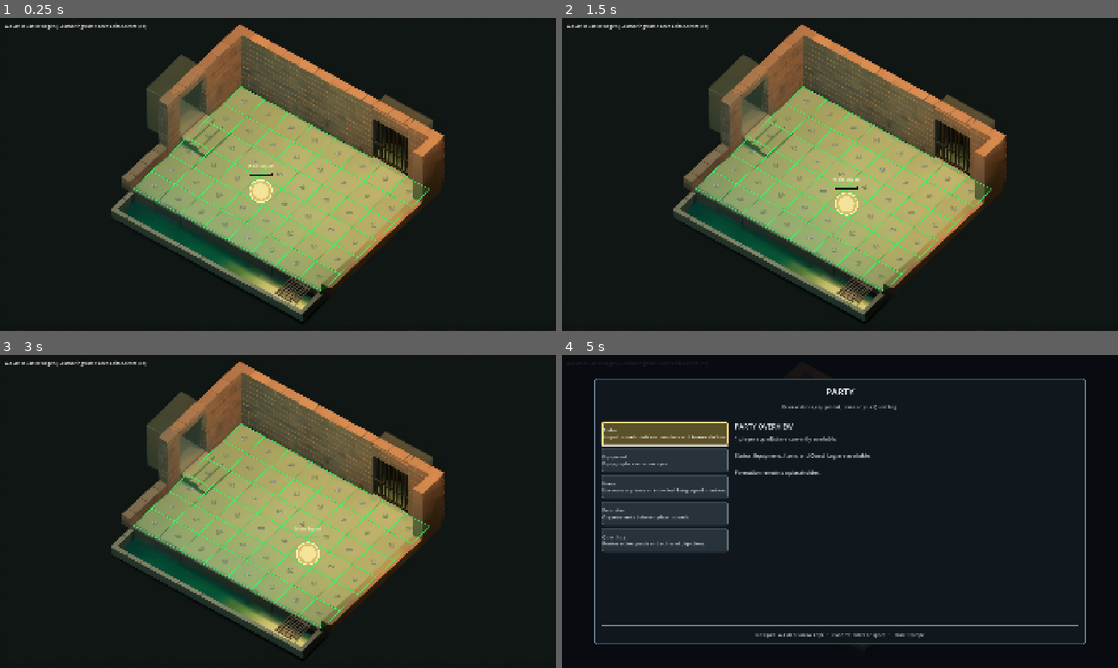
Above: before the commit, frames 1-4 (two rows, left to right).
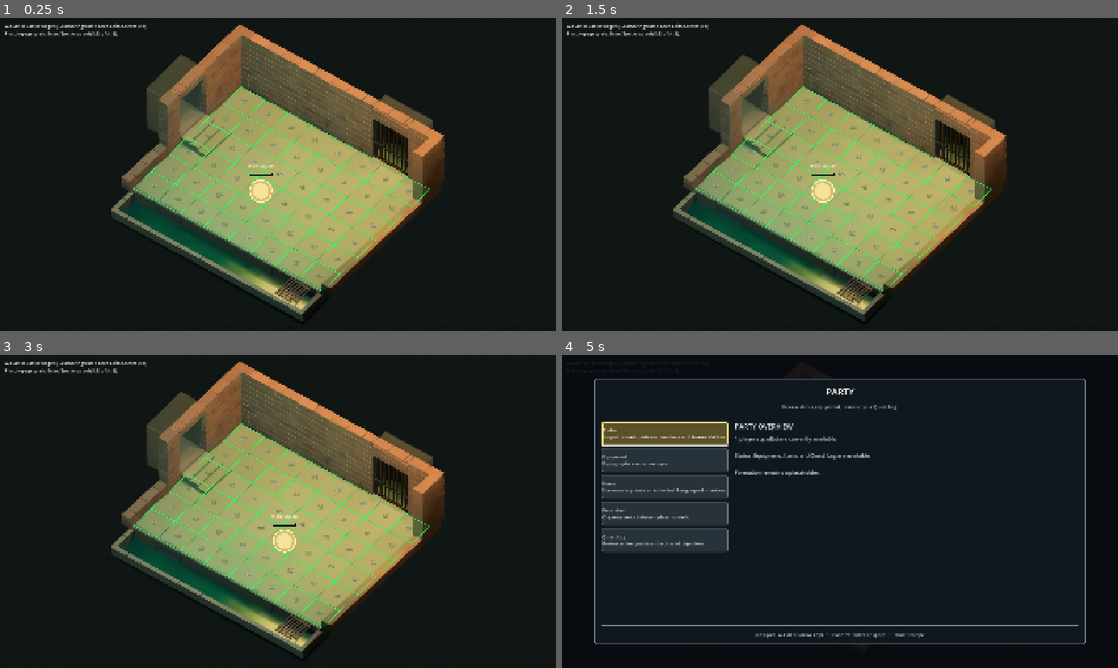
Above: after the commit, the same moments.

Repository: Kradoneem/TacticalRPG-Godot
Game: Godot game, scene res://scenes/core/main.tscn
Same seed, same stepped clock (60 frames per second), same inputs: the game is played once before the commit and once after it.
Inputs (mouse positions are in pixels of both pictures, inside the frame that each line leads up to):
- Up to frame 1 (0.25 s): no input
- Up to frame 2 (1.5 s): tap Enter (ui_accept) at 0.5, 0.77 s; move the mouse to (962, 158) at 0.52 s; hold D (move_right) 0.53-1.25 s; tap Keypad Enter at 0.6 s; click (962, 158) at 0.67 s; tap Space at 0.8 s; click (840, 277) at 1.25 s, where only the run after the commit has a clickable "Verder"
- Up to frame 3 (3 s): tap Enter (ui_accept) at 2, 2.75 s; drag from (166, 527) to (250, 574) at 2.02 s; move the mouse to (333, 442) at 2.77 s; hold D (move_right) from 2.78 s (still down); hold E (engage) from 2.78 s (still down); click (333, 442) at 2.92 s
- Up to frame 4 (5 s): tap Space at 3.05, 4.35 s; release D (move_right) at 3.5 s; release E (engage) at 3.5 s; tap Enter (ui_accept) at 3.5, 4.25, 4.52 s; drag from (812, 574) to (673, 464) at 3.52 s; move the mouse to (1006, 558) at 4.27 s; hold A (move_left) from 4.28 s (still down); click (1006, 558) at 4.42 s; tap Escape (ui_cancel) at 4.9 s

The runs differ from the first frame. In frame 1, 0.1% of the frame differs, in the area x 0-22%, y 4-6%; in frame 2, 0.8%, in the area x 0-54%, y 4-64%; in frame 3, 0.8%; in frame 4, less than 0.1%.

Commit message:
feat: add entrance dialogue with persistent session choices

Diff:
--- a/scripts/autoloads/game_state.gd
+++ b/scripts/autoloads/game_state.gd
@@ -655,3 +655,42 @@
 			ids.append(quest_id)
 
 	return ids
+
+func commit_dialogue_result(
+	definition: DialogueDefinition,
+	choice_id: StringName
+) -> bool:
+	if definition == null or not definition.validation_error().is_empty():
+		return false
+
+	var choice_exists: bool = false
+
+	for choice: DialogueChoice in definition.choices:
+		if choice.choice_id == choice_id:
+			choice_exists = true
+			break
+
+	if not choice_exists:
+		return false
+
+	var completion_flag: String = (
+		"dialogue/%s/completed" % definition.dialogue_id
+	)
+	var choice_flag: String = (
+		"dialogue/%s/choice/%s" % [
+			definition.dialogue_id,
+			choice_id
+		]
+	)
+
+	if has_flag(completion_flag):
+		return false
+
+	# Write the complete result before emitting notifications.
+	# Reentrant listeners therefore cannot commit a second answer.
+	flags[choice_flag] = true
+	flags[completion_flag] = true
+
+	flag_changed.emit(choice_flag, true)
+	flag_changed.emit(completion_flag, true)
+	return true
--- /dev/null
+++ b/scripts/content/dialogue_data.gd
@@ -0,0 +1,49 @@
+class_name DialogueData
+extends RefCounted
+
+## Technical prototype content, not definitive Chapter 1 dialogue.
+
+const ENTRANCE_DIALOGUE_ID: StringName = &"sewer_entrance_test"
+
+
+static func get_entrance_dialogue() -> DialogueDefinition:
+	var dialogue := DialogueDefinition.new()
+	dialogue.dialogue_id = ENTRANCE_DIALOGUE_ID
+
+	dialogue.lines.append(
+		DialogueLine.create(
+			"Best Friend",
+			"Voor we verdergaan: laten we afspreken hoe we dit aanpakken."
+		)
+	)
+
+	dialogue.lines.append(
+		DialogueLine.create(
+			"Best Friend",
+			"Willen we voorzichtig vooruitgaan, of eerst ontdekken wat hier speelt?"
+		)
+	)
+
+	dialogue.choices.append(
+		DialogueChoice.create(
+			&"careful",
+			"We blijven bij elkaar en gaan voorzichtig verder.",
+			DialogueLine.create(
+				"Best Friend",
+				"Afgesproken. We laten elkaar niet achter."
+			)
+		)
+	)
+
+	dialogue.choices.append(
+		DialogueChoice.create(
+			&"curious",
+			"We onderzoeken wat hier aan de hand is.",
+			DialogueLine.create(
+				"Best Friend",
+				"Dan kijken we goed rond. Maar samen."
+			)
+		)
+	)
+
+	return dialogue
--- a/scripts/core/main.gd
+++ b/scripts/core/main.gd
@@ -15,6 +15,7 @@
 @onready var ui_layer: CanvasLayer = $UILayer
 
 var party_menu_controller: PartyMenuControllerScript
+var dialogue_controller: DialogueController
 var _quest_banner: QuestUpdateBanner
 
 
@@ -39,6 +40,17 @@
 	add_child(party_menu_controller)
 	party_menu_controller.configure(game_layer)
 
+	# Dialogue remains active while GameLayer is disabled.
+	dialogue_controller = DialogueController.new()
+	dialogue_controller.name = "DialogueController"
+	add_child(dialogue_controller)
+	dialogue_controller.configure(
+		game_layer,
+		party_menu_controller,
+		GameState
+	)
+	dialogue_controller.finished.connect(_on_dialogue_finished)
+
 	# One persistent banner, also outside GameLayer.
 	_quest_banner = QuestUpdateBanner.new()
 	_quest_banner.name = "QuestUpdateBanner"
@@ -50,11 +62,51 @@
 			GameState.activate_quest(quest_id)
 
 
+func request_dialogue(
+	source: Node,
+	definition: DialogueDefinition
+) -> bool:
+	if (
+		dialogue_controller == null
+		or not is_instance_valid(source)
+		or source != SceneManager.get_current_game_scene()
+	):
+		return false
+
+	return dialogue_controller.start_dialogue(definition)
+
+
+func _on_dialogue_finished(
+	dialogue_id: StringName,
+	committed: bool
+) -> void:
+	print(
+		"[Dialogue] %s | result committed: %s"
+		% [dialogue_id, committed]
+	)
+
+	if dialogue_id == DialogueData.ENTRANCE_DIALOGUE_ID:
+		print(
+			"[Dialogue] careful: %s | curious: %s" % [
+				GameState.has_flag(
+					"dialogue/sewer_entrance_test/choice/careful"
+				),
+				GameState.has_flag(
+					"dialogue/sewer_entrance_test/choice/curious"
+				)
+			]
+		)
+
+
 func _can_show_quest_updates() -> bool:
 	if (
 		not game_layer.can_process()
 		or party_menu_controller == null
 		or party_menu_controller.is_open()
+		or (
+			dialogue_controller != null
+			and dialogue_controller.is_active()
+		)
 		or not SceneManager.can_open_party_menu()
 	):
 		return false
--- /dev/null
+++ b/scripts/domain/dialogue_choice.gd
@@ -0,0 +1,21 @@
+class_name DialogueChoice
+extends Resource
+
+## One answer and its immediate response.
+## Rewards and gameplay formulas do not belong here.
+
+@export var choice_id: StringName = &""
+@export_multiline var text: String = ""
+@export var response: DialogueLine
+
+
+static func create(
+	id: StringName,
+	answer_text: String,
+	answer_response: DialogueLine
+) -> DialogueChoice:
+	var choice := DialogueChoice.new()
+	choice.choice_id = id
+	choice.text = answer_text
+	choice.response = answer_response
+	return choice
--- /dev/null
+++ b/scripts/domain/dialogue_definition.gd
@@ -0,0 +1,46 @@
+class_name DialogueDefinition
+extends Resource
+
+## Minimal contract: opening lines, one choice, one response.
+## More complex branching is deliberately outside this milestone.
+
+@export var dialogue_id: StringName = &""
+@export var lines: Array[DialogueLine] = []
+@export var choices: Array[DialogueChoice] = []
+
+
+func validation_error() -> String:
+	if dialogue_id == &"":
+		return "Dialogue requires an ID."
+
+	if lines.is_empty():
+		return "Dialogue requires at least one opening line."
+
+	for line: DialogueLine in lines:
+		if line == null or line.text.strip_edges().is_empty():
+			return "Dialogue contains an empty opening line."
+
+	if choices.size() < 2:
+		return "This dialogue requires at least two choices."
+
+	var seen_ids: Dictionary = {}
+
+	for choice: DialogueChoice in choices:
+		if choice == null or choice.choice_id == &"":
+			return "Dialogue contains a choice without an ID."
+
+		if seen_ids.has(choice.choice_id):
+			return "Dialogue choice IDs must be unique."
+
+		seen_ids[choice.choice_id] = true
+
+		if choice.text.strip_edges().is_empty():
+			return "Dialogue contains an empty answer."
+
+		if (
+			choice.response == null
+			or choice.response.text.strip_edges().is_empty()
+		):
+			return "Dialogue choice requires a response."
+
+	return ""
--- /dev/null
+++ b/scripts/domain/dialogue_line.gd
@@ -0,0 +1,17 @@
+class_name DialogueLine
+extends Resource
+
+## Definition only. No runtime progress or gameplay state.
+
+@export var speaker: String = ""
+@export_multiline var text: String = ""
+
+
+static func create(
+	speaker_name: String,
+	line_text: String
+) -> DialogueLine:
+	var line := DialogueLine.new()
+	line.speaker = speaker_name
+	line.text = line_text
+	return line
--- /dev/null
+++ b/scripts/domain/dialogue_session.gd
@@ -0,0 +1,101 @@
+class_name DialogueSession
+extends RefCounted
+
+## Runtime progress only.
+## Does not access GameState, SceneTree or presentation nodes.
+
+enum Phase {
+	OPENING,
+	CHOICE,
+	RESPONSE,
+	FINISHED,
+	CANCELLED
+}
+
+var definition: DialogueDefinition
+var phase: Phase = Phase.CANCELLED
+
+var _line_index: int = 0
+var _selected_choice: DialogueChoice
+
+
+func begin(new_definition: DialogueDefinition) -> bool:
+	if (
+		new_definition == null
+		or not new_definition.validation_error().is_empty()
+	):
+		return false
+
+	definition = new_definition
+	_line_index = 0
+	_selected_choice = null
+	phase = Phase.OPENING
+	return true
+
+
+func get_current_line() -> DialogueLine:
+	if definition == null:
+		return null
+
+	if phase == Phase.OPENING:
+		return definition.lines[_line_index]
+
+	if phase == Phase.RESPONSE and _selected_choice != null:
+		return _selected_choice.response
+
+	return null
+
+
+func get_choices() -> Array[DialogueChoice]:
+	var result: Array[DialogueChoice] = []
+
+	if definition != null and phase == Phase.CHOICE:
+		result.append_array(definition.choices)
+
+	return result
+
+
+func advance() -> bool:
+	match phase:
+		Phase.OPENING:
+			_line_index += 1
+
+			if _line_index >= definition.lines.size():
+				phase = Phase.CHOICE
+
+			return true
+
+		Phase.RESPONSE:
+			phase = Phase.FINISHED
+			return true
+
+		_:
+			return false
+
+
+func choose(choice_id: StringName) -> bool:
+	if phase != Phase.CHOICE:
+		return false
+
+	for choice: DialogueChoice in definition.choices:
+		if choice.choice_id == choice_id:
+			_selected_choice = choice
+			phase = Phase.RESPONSE
+			return true
+
+	return false
+
+
+func cancel() -> void:
+	if phase in [Phase.FINISHED, Phase.CANCELLED]:
+		return
+
+	_selected_choice = null
+	phase = Phase.CANCELLED
+
+
+func get_result_choice_id() -> StringName:
+	if phase != Phase.FINISHED or _selected_choice == null:
+		return &""
+
+	return _selected_choice.choice_id
--- a/scripts/exploration/sewer_entrance_test.gd
+++ b/scripts/exploration/sewer_entrance_test.gd
@@ -1,11 +1,88 @@
 extends "res://scripts/exploration/projected_exploration_map.gd"
 
-## Entrance-specific adapter. Calibration UI no longer lives in this area.
+## Entrance-specific content adapter.
+## Dialogue progress and UI do not belong to this map.
+
+@export var enable_test_dialogue: bool = true
+@export var dialogue_cells: Array[Vector2i] = [
+	Vector2i(3, 3),
+	Vector2i(4, 3)
+]
+
+
+func _ready() -> void:
+	super._ready()
+
+	if _hint != null and enable_test_dialogue:
+		_hint.text += (
+			"\nPrototypegesprek: Enter/Spatie op cel (3,3) of (4,3)."
+		)
 
 
 func on_exploration_entered(_context: ExplorationEntryContext) -> void:
 	GameState.current_location = "Sewer Entrance"
 	GameState.in_city = false
+
 	var exit_adapter: Node = get_node_or_null("ExitInteractions")
+
 	if exit_adapter != null and exit_adapter.has_method("resume_exploration"):
 		exit_adapter.call("resume_exploration")
+
+
+func can_open_party_menu() -> bool:
+	if (
+		not can_process()
+		or tactical_grid == null
+		or player_marker.squad == null
+		or not player_marker.squad.is_alive()
+	):
+		return false
+
+	var exit_adapter: Node = get_node_or_null("ExitInteractions")
+
+	if (
+		exit_adapter != null
+		and bool(exit_adapter.get("_interaction_active"))
+	):
+		return false
+
+	return true
+
+
+func _unhandled_input(event: InputEvent) -> void:
+	if (
+		not enable_test_dialogue
+		or not can_open_party_menu()
+		or player_marker.cell not in dialogue_cells
+		or not event is InputEventKey
+	):
+		return
+
+	if not event.is_pressed() or event.is_echo():
+		return
+
+	if (
+		event.keycode != KEY_ENTER
+		and event.keycode != KEY_KP_ENTER
+		and event.keycode != KEY_SPACE
+	):
+		return
+
+	get_viewport().set_input_as_handled()
+
+	if GameState.has_flag("dialogue/sewer_entrance_test/completed"):
+		print("[Dialogue] Entrance conversation already completed.")
+		return
+
+	# Main is the existing composition root, not another Autoload.
+	var main: Node = get_tree().current_scene
+
+	if main == null or not main.has_method("request_dialogue"):
+		push_warning("Run via Main (F5) to test the dialogue integration.")
+		return
+
+	main.call(
+		"request_dialogue",
+		self,
+		DialogueData.get_entrance_dialogue()
+	)
--- /dev/null
+++ b/scripts/ui/dialogue_controller.gd
@@ -0,0 +1,143 @@
+class_name DialogueController
+extends Node
+
+## Owned by Main, outside GameLayer.
+## Reuses the existing GameLayer process-mode lock and Party blocker.
+
+signal finished(dialogue_id: StringName, committed: bool)
+signal cancelled(dialogue_id: StringName)
+
+const PARTY_BLOCK_REASON: StringName = &"dialogue"
+
+var _game_layer: Node
+var _party_controller: Node
+var _state: Node
+var _panel: DialoguePanel
+var _session: DialogueSession
+
+var _active: bool = false
+var _previous_process_mode: int = Node.PROCESS_MODE_INHERIT
+
+
+func configure(
+	game_layer: Node,
+	party_controller: Node,
+	state: Node
+) -> void:
+	_game_layer = game_layer
+	_party_controller = party_controller
+	_state = state
+
+	_panel = DialoguePanel.new()
+	add_child(_panel)
+
+	_panel.advance_requested.connect(_on_advance_requested)
+	_panel.choice_requested.connect(_on_choice_requested)
+	_panel.cancel_requested.connect(_on_cancel_requested)
+
+
+func is_active() -> bool:
+	return _active
+
+
+func start_dialogue(definition: DialogueDefinition) -> bool:
+	if (
+		_active
+		or definition == null
+		or not is_instance_valid(_game_layer)
+		or not is_instance_valid(_party_controller)
+		or not is_instance_valid(_state)
+		or not is_instance_valid(_panel)
+		or not _panel.is_node_ready()
+	):
+		return false
+
+	if not definition.validation_error().is_empty():
+		push_error(definition.validation_error())
+		return false
+
+	var completion_flag: String = (
+		"dialogue/%s/completed" % definition.dialogue_id
+	)
+
+	if bool(_state.call("has_flag", completion_flag)):
+		return false
+
+	# Party's existing gate also checks active scenes and modal contexts.
+	if not bool(_party_controller.call("can_open")):
+		return false
+
+	var session := DialogueSession.new()
+
+	if not session.begin(definition):
+		return false
+
+	_session = session
+	_previous_process_mode = int(_game_layer.process_mode)
+	_active = true
+
+	_party_controller.call("set_blocked", PARTY_BLOCK_REASON, true)
+	_game_layer.process_mode = Node.PROCESS_MODE_DISABLED
+	_panel.show_session(_session)
+	return true
+
+
+func _on_advance_requested() -> void:
+	if not _active or not _session.advance():
+		return
+
+	if _session.phase == DialogueSession.Phase.FINISHED:
+		var dialogue_id: StringName = _session.definition.dialogue_id
+		var committed: bool = bool(
+			_state.call(
+				"commit_dialogue_result",
+				_session.definition,
+				_session.get_result_choice_id()
+			)
+		)
+
+		_restore_gameplay()
+		finished.emit(dialogue_id, committed)
+		return
+
+	_panel.show_session(_session)
+
+
+func _on_choice_requested(choice_id: StringName) -> void:
+	if not _active or not _session.choose(choice_id):
+		return
+
+	_panel.show_session(_session)
+
+
+func _on_cancel_requested() -> void:
+	if not _active:
+		return
+
+	var dialogue_id: StringName = _session.definition.dialogue_id
+	_session.cancel()
+	_restore_gameplay()
+	cancelled.emit(dialogue_id)
+
+
+func _restore_gameplay() -> void:
+	if not _active:
+		return
+
+	_active = false
+
+	if is_instance_valid(_panel):
+		_panel.close_panel()
+
+	if is_instance_valid(_game_layer):
+		_game_layer.process_mode = _previous_process_mode
+
+	if is_instance_valid(_party_controller):
+		_party_controller.call("set_blocked", PARTY_BLOCK_REASON, false)
+
+	_session = null
+
+
+func _exit_tree() -> void:
+	# Also release our own lock if this controller is removed unexpectedly.
+	_restore_gameplay()
--- /dev/null
+++ b/scripts/ui/dialogue_panel.gd
@@ -0,0 +1,219 @@
+class_name DialoguePanel
+extends CanvasLayer
+
+## Displays a session. Does not advance it or mutate gameplay state.
+
+signal advance_requested
+signal choice_requested(choice_id: StringName)
+signal cancel_requested
+
+var _overlay: ColorRect
+var _speaker_label: Label
+var _text_label: Label
+var _options: VBoxContainer
+var _hint_label: Label
+
+var _buttons: Array[Button] = []
+var _choices: Array[DialogueChoice] = []
+var _selected_index: int = 0
+var _active: bool = false
+var _render_frame: int = -1
+
+
+func _ready() -> void:
+	layer = 30
+
+	_overlay = ColorRect.new()
+	_overlay.color = Color(0.02, 0.03, 0.04, 0.7)
+	_overlay.set_anchors_and_offsets_preset(Control.PRESET_FULL_RECT)
+	_overlay.mouse_filter = Control.MOUSE_FILTER_STOP
+	add_child(_overlay)
+
+	var margin := MarginContainer.new()
+	margin.set_anchors_and_offsets_preset(Control.PRESET_FULL_RECT)
+	margin.add_theme_constant_override("margin_left", 180)
+	margin.add_theme_constant_override("margin_right", 180)
+	margin.add_theme_constant_override("margin_top", 280)
+	margin.add_theme_constant_override("margin_bottom", 100)
+	_overlay.add_child(margin)
+
+	var panel := PanelContainer.new()
+	var style := StyleBoxFlat.new()
+	style.bg_color = Color("#10171d")
+	style.border_color = Color("#71889a")
+	style.set_border_width_all(3)
+	style.content_margin_left = 28.0
+	style.content_margin_right = 28.0
+	style.content_margin_top = 24.0
+	style.content_margin_bottom = 24.0
+	panel.add_theme_stylebox_override("panel", style)
+	margin.add_child(panel)
+
+	var content := VBoxContainer.new()
+	content.add_theme_constant_override("separation", 18)
+	panel.add_child(content)
+
+	_speaker_label = Label.new()
+	_speaker_label.add_theme_font_size_override("font_size", 26)
+	_speaker_label.modulate = Color("#ffe183")
+	content.add_child(_speaker_label)
+
+	_text_label = Label.new()
+	_text_label.autowrap_mode = TextServer.AUTOWRAP_WORD_SMART
+	_text_label.add_theme_font_size_override("font_size", 26)
+	_text_label.size_flags_vertical = Control.SIZE_EXPAND_FILL
+	content.add_child(_text_label)
+
+	_options = VBoxContainer.new()
+	_options.add_theme_constant_override("separation", 12)
+	content.add_child(_options)
+
+	_hint_label = Label.new()
+	_hint_label.autowrap_mode = TextServer.AUTOWRAP_WORD_SMART
+	content.add_child(_hint_label)
+
+	_overlay.hide()
+
+
+func show_session(session: DialogueSession) -> void:
+	_clear_options()
+	_selected_index = 0
+	_active = true
+	_render_frame = Engine.get_process_frames()
+	_overlay.show()
+
+	var line: DialogueLine = session.get_current_line()
+
+	if session.phase == DialogueSession.Phase.CHOICE:
+		_speaker_label.text = "Protagonist"
+		_text_label.text = "Wat antwoord je?"
+		_choices = session.get_choices()
+
+		for index in range(_choices.size()):
+			var button := Button.new()
+			button.text = _choices[index].text
+			button.custom_minimum_size = Vector2(0.0, 66.0)
+			button.focus_mode = Control.FOCUS_ALL
+			button.pressed.connect(_on_choice_pressed.bind(index))
+			_options.add_child(button)
+			_buttons.append(button)
+
+		_hint_label.text = (
+			"WASD/pijltjes: kiezen | Enter/Spatie: bevestigen"
+			+ " | Escape: gesprek annuleren"
+		)
+		_refresh_selection()
+	else:
+		_speaker_label.text = line.speaker if line != null else ""
+		_text_label.text = line.text if line != null else ""
+		_hint_label.text = (
+			"Enter/Spatie: verder | Escape: gesprek annuleren"
+		)
+
+		var button := Button.new()
+		button.text = "Verder"
+		button.focus_mode = Control.FOCUS_ALL
+		button.pressed.connect(_on_continue_pressed)
+		_options.add_child(button)
+		_buttons.append(button)
+
+
+func close_panel() -> void:
+	_active = false
+	_clear_options()
+	_overlay.hide()
+
+
+func _clear_options() -> void:
+	for child: Node in _options.get_children():
+		_options.remove_child(child)
+		child.queue_free()
+
+	_buttons.clear()
+	_choices.clear()
+
+
+func _refresh_selection() -> void:
+	for index in range(_buttons.size()):
+		_buttons[index].modulate = (
+			Color("#ffe183")
+			if index == _selected_index
+			else Color.WHITE
+		)
+
+
+func _can_confirm() -> bool:
+	# Ignore another confirmation in the frame that created this page.
+	return _active and Engine.get_process_frames() > _render_frame
+
+
+func _on_continue_pressed() -> void:
+	if _can_confirm():
+		advance_requested.emit()
+
+
+func _on_choice_pressed(index: int) -> void:
+	if not _can_confirm() or index < 0 or index >= _choices.size():
+		return
+
+	_selected_index = index
+	choice_requested.emit(_choices[index].choice_id)
+
+
+func _input(event: InputEvent) -> void:
+	if not _active:
+		return
+
+	if event is InputEventMouse:
+		# Buttons and the full-screen overlay handle mouse GUI input.
+		return
+
+	if not event is InputEventKey:
+		return
+
+	# Consume releases and echoes too, preventing focused Buttons
+	# or world input from interpreting the same keyboard event.
+	get_viewport().set_input_as_handled()
+
+	if not event.is_pressed() or event.is_echo():
+		return
+
+	if event.is_action_pressed("ui_cancel"):
+		cancel_requested.emit()
+		return
+
+	if not _choices.is_empty():
+		var direction: int = 0
+
+		if (
+			event.is_action_pressed("move_up")
+			or event.is_action_pressed("ui_up")
+			or event.is_action_pressed("move_left")
+			or event.is_action_pressed("ui_left")
+		):
+			direction = -1
+		elif (
+			event.is_action_pressed("move_down")
+			or event.is_action_pressed("ui_down")
+			or event.is_action_pressed("move_right")
+			or event.is_action_pressed("ui_right")
+		):
+			direction = 1
+
+		if direction != 0:
+			_selected_index = posmod(
+				_selected_index + direction,
+				_choices.size()
+			)
+			_refresh_selection()
+			return
+
+	if (
+		event.keycode == KEY_ENTER
+		or event.keycode == KEY_KP_ENTER
+		or event.keycode == KEY_SPACE
+	):
+		if _choices.is_empty():
+			_on_continue_pressed()
+		else:
+			_on_choice_pressed(_selected_index)
--- /dev/null
+++ b/tests/test_dialogue.gd
@@ -0,0 +1,118 @@
+extends SceneTree
+
+var _failures: int = 0
+
+
+func _initialize() -> void:
+	call_deferred("_run_tests")
+
+
+func _check(condition: bool, description: String) -> void:
+	if condition:
+		print("PASS: " + description)
+	else:
+		_failures += 1
+		push_error("FAIL: " + description)
+
+
+func _run_tests() -> void:
+	var definition: DialogueDefinition = DialogueData.get_entrance_dialogue()
+	var session := DialogueSession.new()
+
+	_check(definition.validation_error().is_empty(), "Prototype definition is valid")
+	_check(session.begin(definition), "Session starts")
+	_check(
+		session.get_current_line() == definition.lines[0],
+		"Session reads the existing definition"
+	)
+	_check(not session.choose(&"careful"), "Cannot choose during opening lines")
+	_check(session.get_result_choice_id() == &"", "Opening has no result")
+
+	session.advance()
+	_check(
+		session.get_current_line() == definition.lines[1],
+		"Second opening line appears"
+	)
+
+	session.advance()
+	_check(session.phase == DialogueSession.Phase.CHOICE, "Choice phase follows opening")
+	_check(session.get_choices().size() == 2, "Two choices are available")
+	_check(not session.advance(), "Advance cannot skip the choice")
+	_check(not session.choose(&"unknown"), "Unknown choice is rejected")
+
+	_check(session.choose(&"careful"), "Valid choice selects its response")
+	_check(
+		session.phase == DialogueSession.Phase.RESPONSE,
+		"Choice moves to response phase"
+	)
+	_check(not session.choose(&"curious"), "A second choice cannot overwrite the answer")
+	_check(session.get_result_choice_id() == &"", "Result remains pending during response")
+
+	session.advance()
+	_check(session.phase == DialogueSession.Phase.FINISHED, "Response confirmation finishes")
+	_check(session.get_result_choice_id() == &"careful", "Finished session exposes answer")
+	_check(not session.advance(), "Finished session cannot advance again")
+
+	var cancelled := DialogueSession.new()
+	cancelled.begin(definition)
+	cancelled.advance()
+	cancelled.advance()
+	cancelled.choose(&"curious")
+	cancelled.cancel()
+
+	_check(
+		cancelled.phase == DialogueSession.Phase.CANCELLED,
+		"Cancellation closes a pending response"
+	)
+	_check(cancelled.get_result_choice_id() == &"", "Cancellation discards pending result")
+
+	var invalid := DialogueDefinition.new()
+	_check(not DialogueSession.new().begin(invalid), "Invalid definition is rejected")
+
+	# Runtime lookup avoids compile-time Autoload dependencies in --script.
+	var state: Node = root.get_node_or_null("GameState")
+
+	if state == null:
+		_check(false, "GameState Autoload exists")
+	else:
+		state.call("start_new_game")
+
+		_check(
+			not bool(state.call("commit_dialogue_result", definition, &"unknown")),
+			"Unknown answer cannot be committed"
+		)
+
+		_check(
+			bool(state.call("commit_dialogue_result", definition, &"careful")),
+			"Finished answer can be committed once"
+		)
+
+		_check(
+			bool(state.call("has_flag", "dialogue/sewer_entrance_test/completed")),
+			"Completion is stored in existing GameState flags"
+		)
+
+		_check(
+			bool(state.call("has_flag", "dialogue/sewer_entrance_test/choice/careful")),
+			"Chosen answer is stored"
+		)
+
+		_check(
+			not bool(state.call("commit_dialogue_result", definition, &"curious")),
+			"Repeated completion cannot replace the answer"
+		)
+
+		_check(
+			not bool(state.call("has_flag", "dialogue/sewer_entrance_test/choice/curious")),
+			"Other answer remains unset"
+		)
+
+		state.call("start_new_game")
+
+		_check(
+			not bool(state.call("has_flag", "dialogue/sewer_entrance_test/completed")),
+			"New game resets conversation results"
+		)
+
+	print("Dialogue tests: %d failure(s)." % _failures)
+	quit(0 if _failures == 0 else 1)
Not shown, added: scripts/content/dialogue_data.gd.uid
Not shown, added: scripts/domain/dialogue_choice.gd.uid
Not shown, added: scripts/domain/dialogue_definition.gd.uid
Not shown, added: scripts/domain/dialogue_line.gd.uid
Not shown, added: scripts/domain/dialogue_session.gd.uid
Not shown, added: scripts/ui/dialogue_controller.gd.uid
Not shown, added: scripts/ui/dialogue_panel.gd.uid
Not shown, added: tests/test_dialogue.gd.uid
Not shown, changed: docs/AI_HANDOFF.md
Not shown, added: docs/archive/AI_HANDOFF_2026-10-21_full.md
